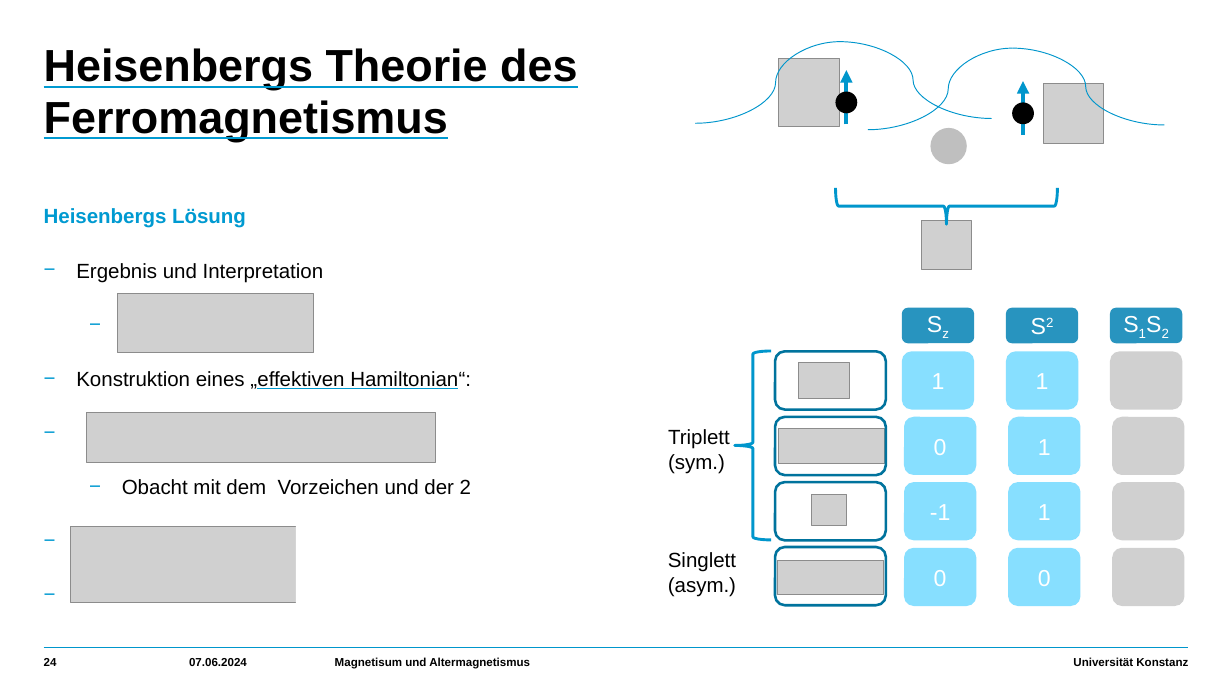
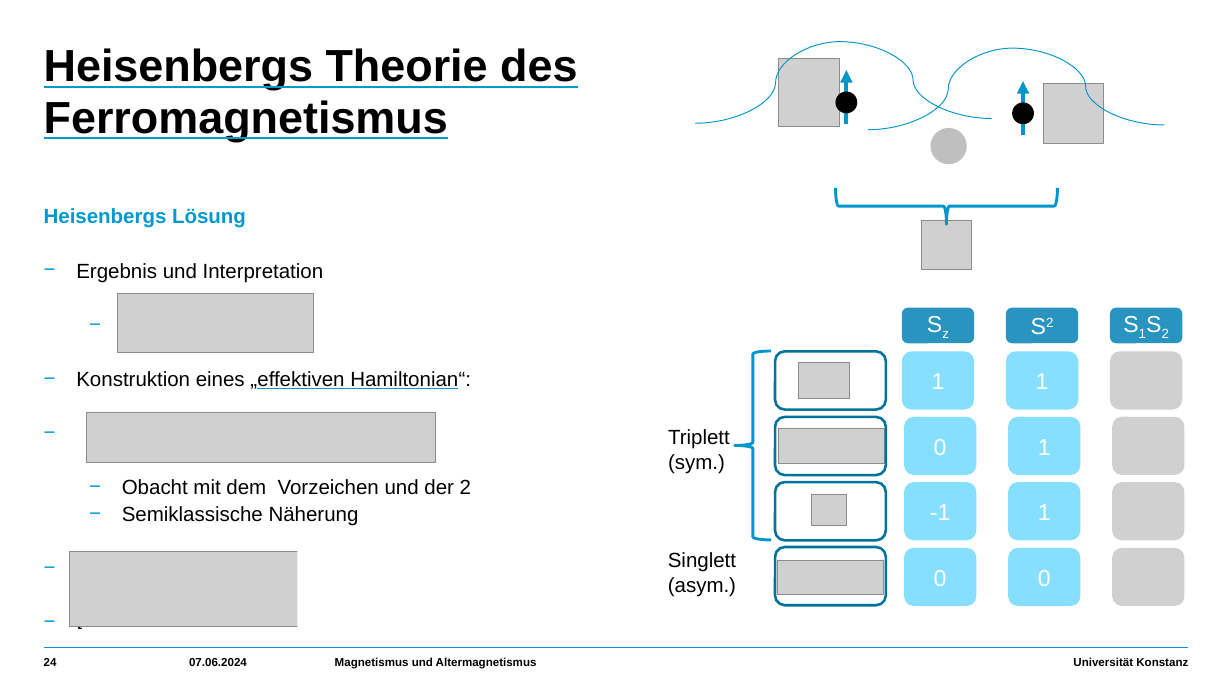
Before and after one commit to HolykingJulex/EstimateSeminar, a slide deck: slide 24 of Vortrag.pptx. Drawn at 1232x693 pixels with LibreOffice and Linux fonts; fonts in the diff are those of the drawing; grey boxes stand for pictures. Boxes give left, top, right and bottom in pixels: in the first picture for what was removed or moved away, otherwise in the second. Text is boxed around its words. In the diff, an @@ line names an element or a change of style, - is before the commit and + after.

```diff
--- a/Vortrag.pptx
+++ b/Vortrag.pptx
@@ text at (122,506,359,526): paragraph added @@
+      − Semiklassische Näherung
@@ picture: place and size @@
-picture at (71,527,579,603)
+picture at (69,552,578,628)
@@ rectangle: place and size @@
-rectangle at (296,525,594,605)
+rectangle at (298,547,596,628)
@@ text at (335,657,537,669): text changed @@
-Magnetisum und Altermagnetismus
+Magnetismus und Altermagnetismus
```
Also in this commit, not shown: 51 other slides changed, 1 slide added, 1 other file.
